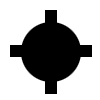
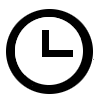
Two versions of the same layered image (100x100). Layer-by-layer changes:
added layer "mine copy" above "mine" over [left=6, top=9, right=94, bottom=96]
hid "mine" over [left=10, top=10, right=92, bottom=94]
